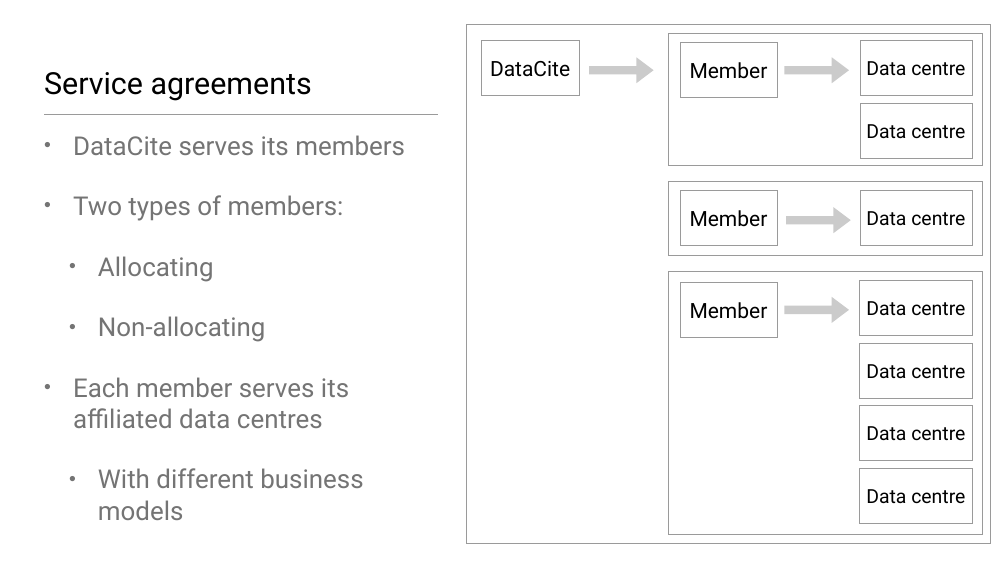
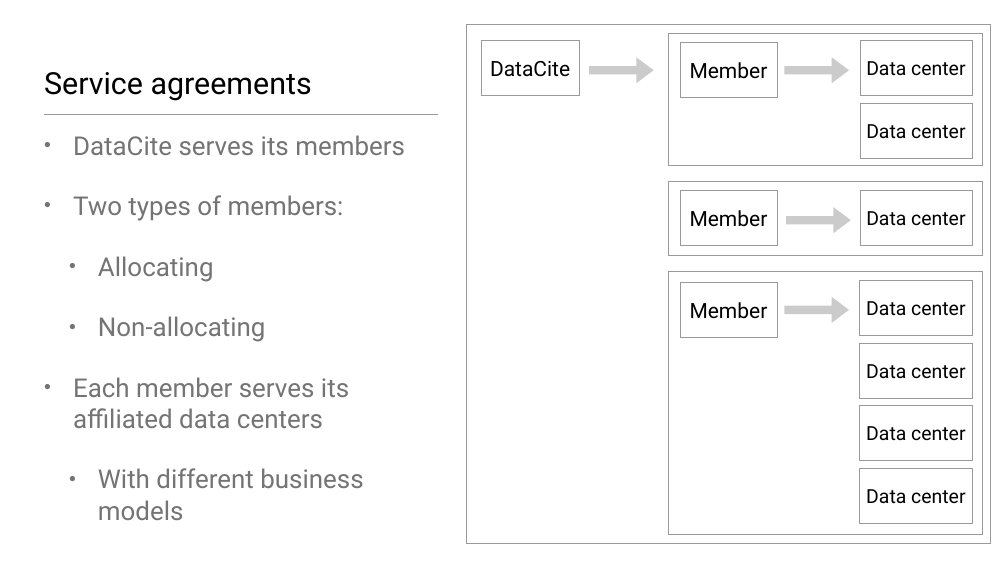
Before and after one commit to datacite/homepage, a slide deck: slide 9 of source/assets/tech_intro.pptx. Drawn at 1008x567 pixels with LibreOffice and Linux fonts; fonts in the diff are those of the drawing. Boxes give left, top, right and bottom in pixels: in the first picture for what was removed or moved away, otherwise in the second. Text is boxed around its words. In the diff, an @@ line names an element or a change of style, - is before the commit and + after.

```diff
--- a/source/assets/tech_intro.pptx
+++ b/source/assets/tech_intro.pptx
@@ text in rectangle at (866,61,965,76): text changed @@
-Data centre
+Data center
@@ text in rectangle at (866,124,965,139): text changed @@
-Data centre
+Data center
@@ text in rectangle at (866,211,965,226): text changed @@
-Data centre
+Data center
@@ text in rectangle at (866,301,965,316): text changed @@
-Data centre
+Data center
@@ text at (73,377,349,428): text changed @@
-• Each member serves its affiliated data centres
+• Each member serves its affiliated data centers
@@ text in rectangle at (866,364,965,379): text changed @@
-Data centre
+Data center
@@ text in rectangle at (866,426,965,441): text changed @@
-Data centre
+Data center
@@ text in rectangle at (866,489,965,504): text changed @@
-Data centre
+Data center
```
Also in this commit, not shown: 2 other slides changed, 1 slide added, 1 slide removed, 4 other files.
